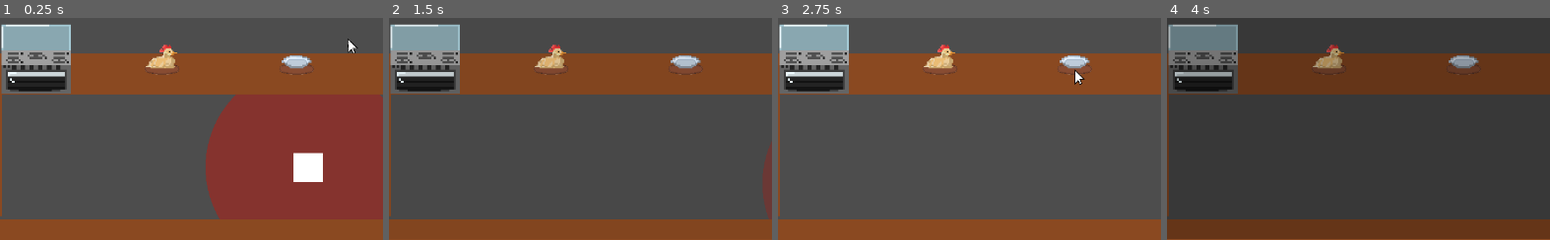
Above: before the commit, frames 1-4 (left to right).
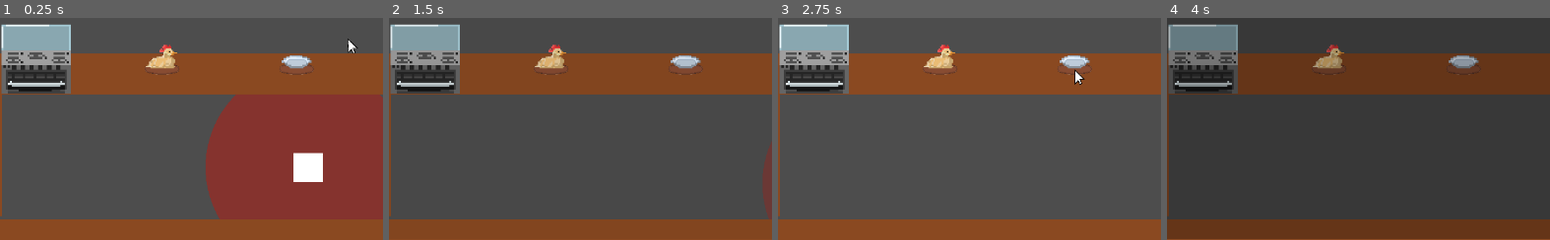
Above: after the commit, the same moments.

Repository: Someoneyeeting/Cookinggame
Game: Godot game, scene res://testscene.tscn
The game is run twice, just before and just after one commit, with the same random seed, the same clock (stepped at 60 frames per second) and the same inputs. Sound files missing from this copy of the repository are replaced by a short silence.
Inputs (mouse positions are % of the whole screen's width and height, from its top left):
- Up to frame 1 (0.25 s): no input
- Up to frame 2 (1.5 s): tap Enter (ui_accept) at 0.5, 0.77 s; move the mouse to (27, 57) at 0.52 s; hold D (right) 0.53-1.28 s; click (27, 57) at 0.6 s; move the mouse to (60, 57) at 1.27 s; hold S (down) from 1.28 s (still down); right-click (60, 57) at 1.35 s
- Up to frame 3 (2.75 s): tap Enter (ui_accept) at 1.52, 2 s; move the mouse to (45, 57) at 2.02 s; release S (down) at 2.03 s; hold D (right) from 2.03 s (still down); hold Shift (sprint) from 2.03 s (still down)
- Up to frame 4 (4 s): move the mouse to (46, 70) at 2.77 s; release D (right) at 2.78 s; release Shift (sprint) at 2.78 s; hold W (up) 2.78-3.53 s; click (46, 70) at 2.85 s; tap Enter (ui_accept) at 3.02, 3.77 s; move the mouse to (82, 65) at 3.52 s; hold A (left) from 3.53 s (still down); hold Right mouse button (rightc) from 3.53 s (still down)
The pictures show only the part of the screen within x 6-56%, y 45-95%; the shares and areas given below are measured in that part.

The runs differ from the first frame. In frame 1, 0.9% of the frame differs, in the area x 2-17%, y 24-35%; in frame 2, 0.9%; in frame 3, 0.9%; in frame 4, 0.8%.

Commit message:
trying godot last update

Diff:
--- a/oven.gd
+++ b/oven.gd
@@ -1,6 +1,7 @@
 extends Node2D
 class_name Oven
 
+var rot :float= 0.0
 
 func get_thrown(ids):
 	$Oven.play("cooking")
--- a/oven.tscn
+++ b/oven.tscn
@@ -1,9 +1,10 @@
-[gd_scene load_steps=10 format=3 uid="uid://dpi66gi61howo"]
+[gd_scene load_steps=11 format=3 uid="uid://dpi66gi61howo"]
 
 [ext_resource type="Script" uid="uid://d0q0qw8vnyl65" path="res://oven.gd" id="1_3n55h"]
 [ext_resource type="PackedScene" uid="uid://cyfq1svoocqic" path="res://targetable.tscn" id="1_my181"]
 [ext_resource type="Texture2D" uid="uid://cvcxylv61np1i" path="res://assets/sprites/oven.png" id="2_i66py"]
 [ext_resource type="Texture2D" uid="uid://beaf72ax4mrv" path="res://assets/sprites/oven on.png" id="3_7fonb"]
+[ext_resource type="Texture2D" uid="uid://brbbcmhnd2eqx" path="res://assets/sprites/oven open.png" id="4_8j351"]
 [ext_resource type="AudioStream" uid="uid://bon08qh1g8bc0" path="res://assets/audio/oven.wav" id="4_i66py"]
 
 [sub_resource type="AtlasTexture" id="AtlasTexture_8j351"]
@@ -33,9 +34,12 @@
 }],
 "loop": true,
 "name": &"cooking",
-"speed": 2.0
+"speed": 3.0
 }, {
-"frames": [],
+"frames": [{
+"duration": 1.0,
+"texture": ExtResource("4_8j351")
+}],
 "loop": true,
 "name": &"open",
 "speed": 5.0
@@ -48,11 +52,12 @@
 script = ExtResource("1_3n55h")
 
 [node name="Oven" type="AnimatedSprite2D" parent="."]
+position = Vector2(-1, 49)
 scale = Vector2(3.5, 3.5)
 sprite_frames = SubResource("SpriteFrames_visjk")
-animation = &"cooking"
-autoplay = "closed"
-frame_progress = 0.0855886
+animation = &"open"
+autoplay = "open"
+offset = Vector2(0.285714, -14)
 
 [node name="Targetable" parent="." node_paths=PackedStringArray("target") instance=ExtResource("1_my181")]
 target = NodePath("..")
--- a/plate.gd
+++ b/plate.gd
@@ -9,6 +9,8 @@
 	if(is_empty() and (item.id != 0 and item.id != -1)):
 		return
 	if(is_poison()):
+		return
+	if(not is_empty() and item.id == -1):
 		return
 	if(item.id == 2):
 		has_chicken = true
Binary file added: assets/sprites/oven open.png
Not shown, added: assets/sprites/oven open.png.import
Not shown, added: export_presets.cfg
